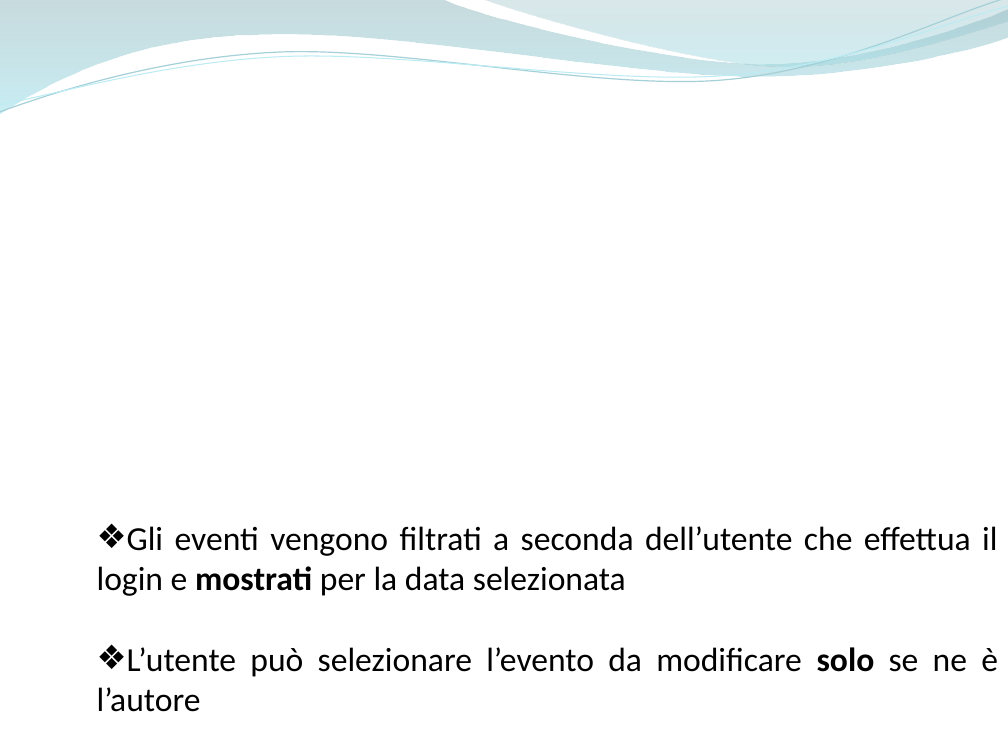
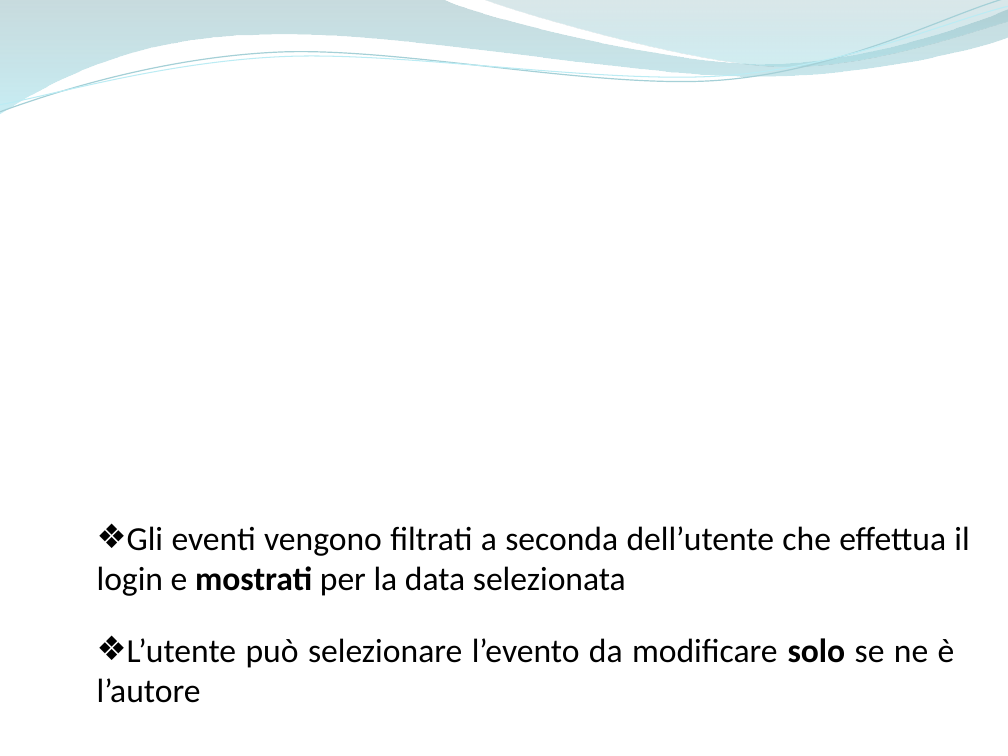
Before and after one commit to ammirate/at-silo, a slide deck: slide 7 of Presentazione/Atsilo2/Luca/Luca_PresentazioneFinale.pptx. Drawn at 1008x756 pixels with LibreOffice and Linux fonts; fonts in the diff are those of the drawing; background and template pictures are left out. Boxes give left, top, right and bottom in pixels: in the first picture for what was removed or moved away, otherwise in the second. Text is boxed around its words. In the diff, an @@ line names an element or a change of style, - is before the commit and + after.

Commit message:
[wt m] aggiunta animazione

```diff
--- a/Presentazione/Atsilo2/Luca/Luca_PresentazioneFinale.pptx
+++ b/Presentazione/Atsilo2/Luca/Luca_PresentazioneFinale.pptx
@@ text at (x1=97, y1=647, x2=998, y2=712): paragraph removed @@
-❖ L’utente può selezionare l’evento da modificare solo se ne è l’autore
@@ text added at (x1=97, y1=638, x2=955, y2=703), 24 pt, text #000000 @@
+❖ L’utente può selezionare l’evento da modificare solo se ne è l’autore
```
